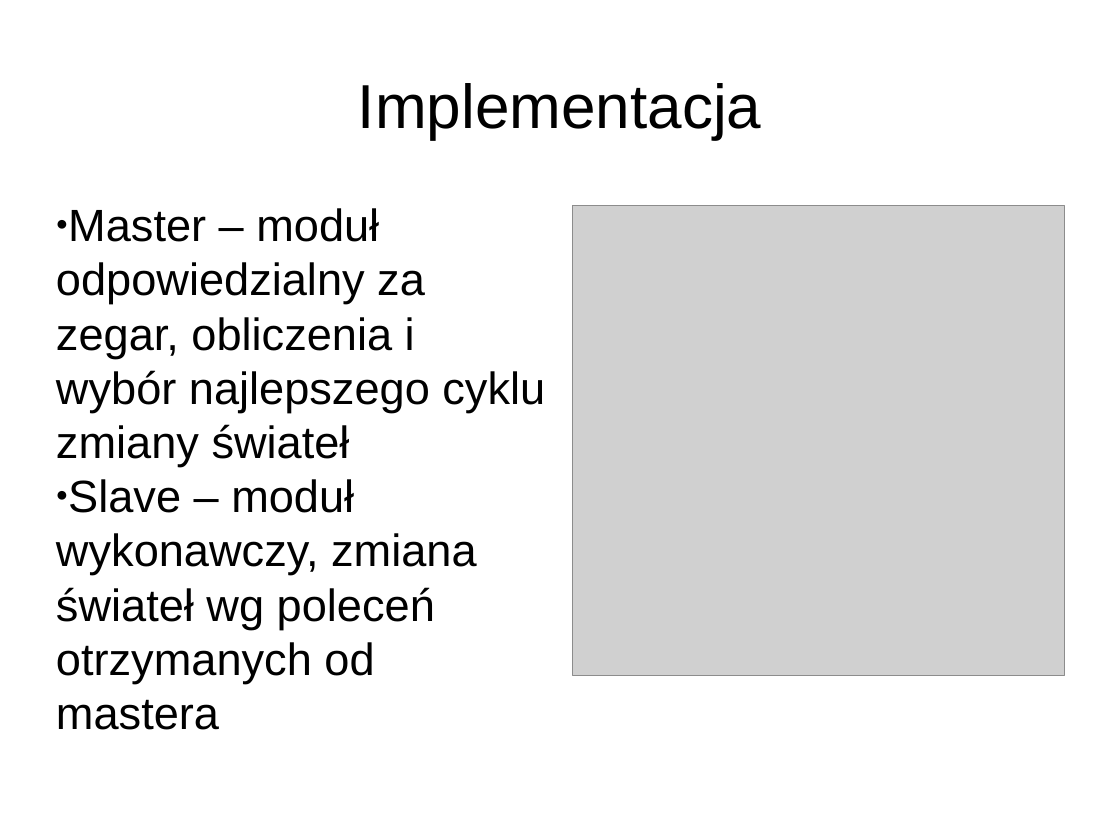
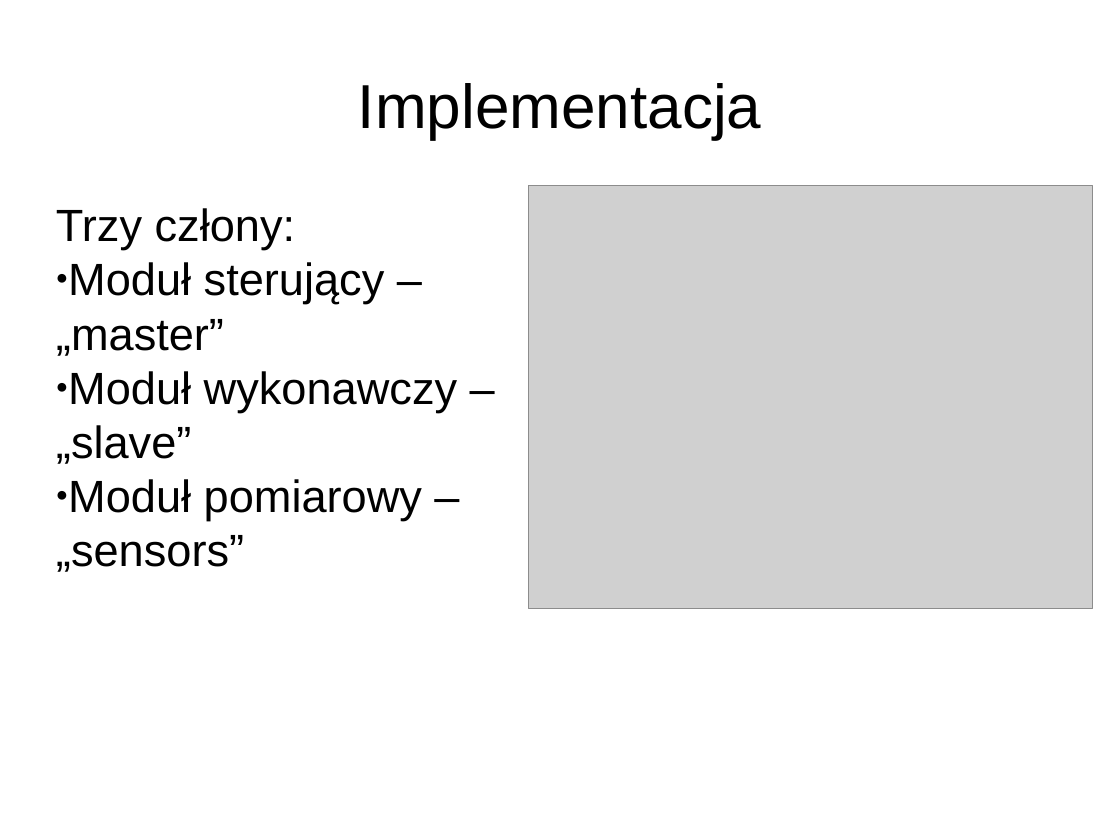
Before and after one commit to AleksanderPasiut/APProject_TrafficLights, a slide deck: slide 6 of prezentacja.pptx. Drawn at 1120x840 pixels with LibreOffice and Linux fonts; fonts in the diff are those of the drawing; grey boxes stand for pictures; background and template pictures are left out. Boxes give left, top, right and bottom in pixels: in the first picture for what was removed or moved away, otherwise in the second. Text is boxed around its words. In the diff, an @@ line names an element or a change of style, - is before the commit and + after.

```diff
--- a/prezentacja.pptx
+++ b/prezentacja.pptx
@@ text at bbox=[56, 208, 457, 572]: text changed @@
-● Master – moduł odpowiedzialny za zegar, obliczenia i wybór najlepszego cyklu zmiany świateł
-● Slave – moduł wykonawczy, zmiana świateł wg poleceń otrzymanych od mastera
+Trzy człony:
+● Moduł sterujący – „master”
+● Moduł wykonawczy – „slave”
+● Moduł pomiarowy – „sensors”
@@ picture: place and size @@
-picture at bbox=[572, 205, 1064, 676]
+picture at bbox=[528, 186, 1094, 609]
```
Also in this commit, not shown: 4 other slides changed, 1 other file.
